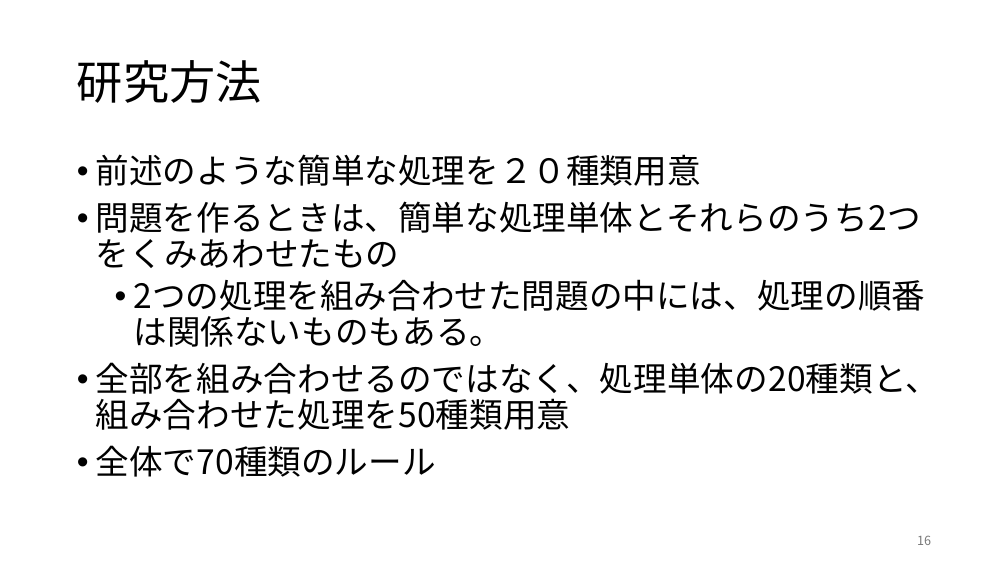
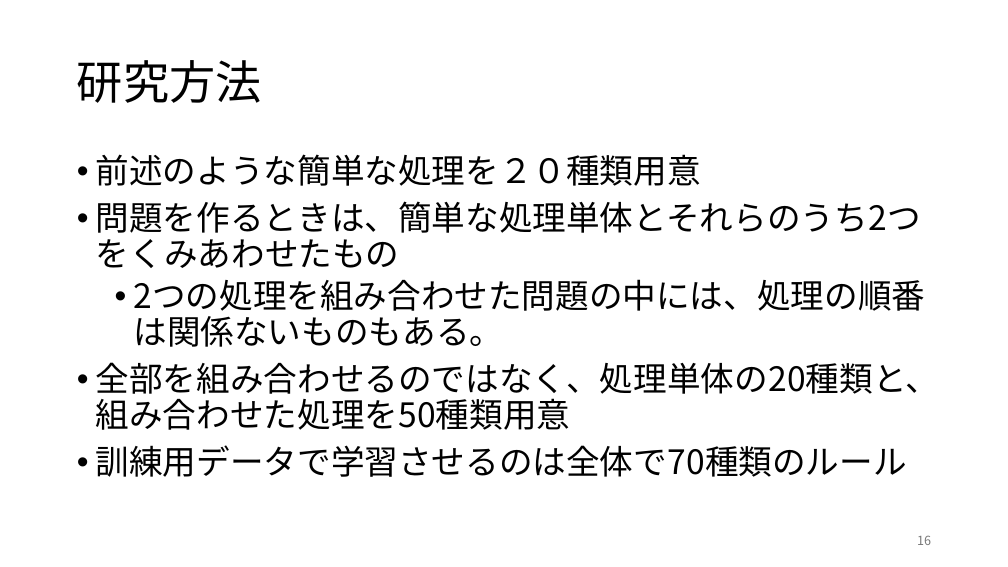
Before and after one commit to rollotea/array-task, a slide deck: slide 16 of 生成AIの追加学習による問題.pptx. Drawn at 1008x567 pixels with LibreOffice and Linux fonts; fonts in the diff are those of the drawing. Boxes give left, top, right and bottom in pixels: in the first picture for what was removed or moved away, otherwise in the second. Text is boxed around its words. In the diff, an @@ line names an element or a change of style, - is before the commit and + after.

```diff
--- a/生成AIの追加学習による問題.pptx
+++ b/生成AIの追加学習による問題.pptx
@@ text at (x1=96, y1=445, x2=907, y2=477): text changed @@
-• 全体で70種類のルール
+• 訓練用データで学習させるのは全体で70種類のルール
```
Also in this commit, not shown: 8 other slides changed, 1 slide added, 2 other files.
